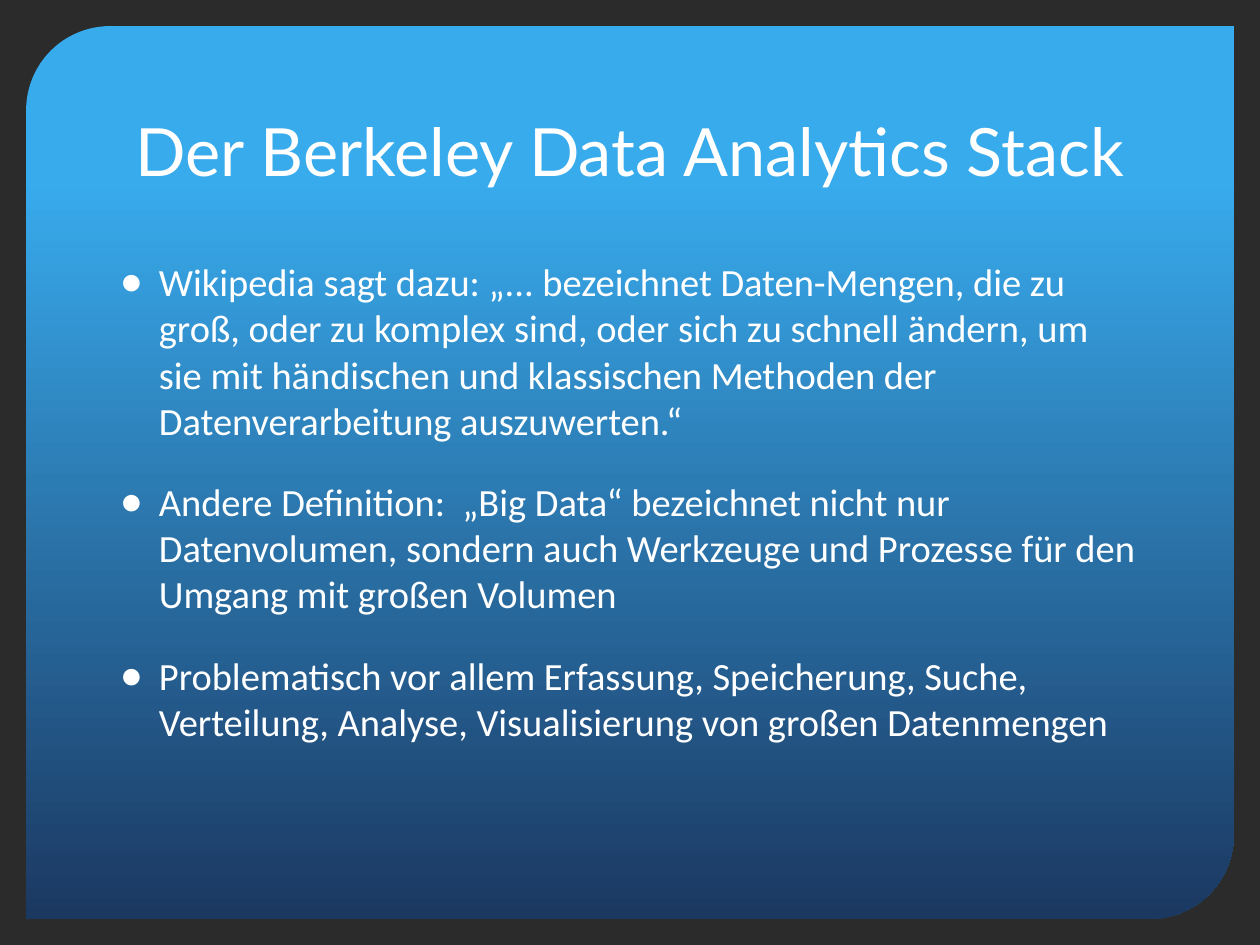
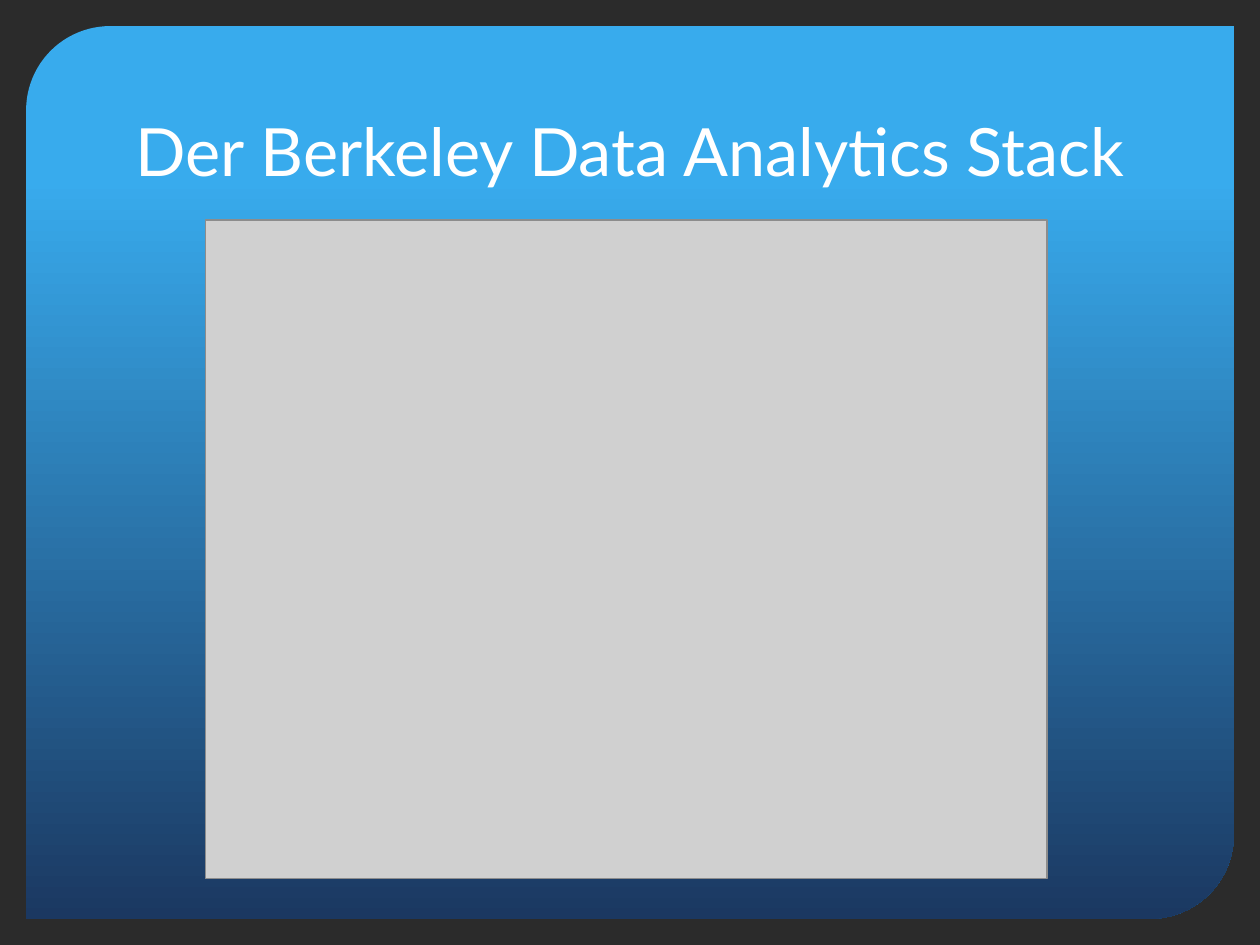
Before and after one commit to segnor/masterthesis, a slide deck: slide 17 of apache_spark/poster/Spark_Presentation.pptx (slide 15 before the commit). Drawn at 1260x945 pixels with LibreOffice and Linux fonts; fonts in the diff are those of the drawing; grey boxes stand for pictures; background and template pictures are left out; a plain dark background stands for a picture behind light text. Boxes give left, top, right and bottom in pixels: in the first picture for what was removed or moved away, otherwise in the second. Text is boxed around its words. In the diff, an @@ line names an element or a change of style, - is before the commit and + after.

```diff
--- a/apache_spark/poster/Spark_Presentation.pptx
+++ b/apache_spark/poster/Spark_Presentation.pptx
@@ picture added at [205, 220, 1047, 879] @@
@@ text removed at [159, 269, 1134, 743] @@
-● Wikipedia sagt dazu: „... bezeichnet Daten-Mengen, die zu groß, oder zu komplex sind, oder sich zu schnell ändern, um sie mit händischen und klassischen Methoden der Datenverarbeitung auszuwerten.“
-● Andere Definition: „Big Data“ bezeichnet nicht nur Datenvolumen, sondern auch Werkzeuge und Prozesse für den Umgang mit großen Volumen
-● Problematisch vor allem Erfassung, Speicherung, Suche, Verteilung, Analyse, Visualisierung von großen Datenmengen
```
Also in this commit, not shown: 5 other slides changed, 5 slides added, 1 slide removed, 10 other files.
